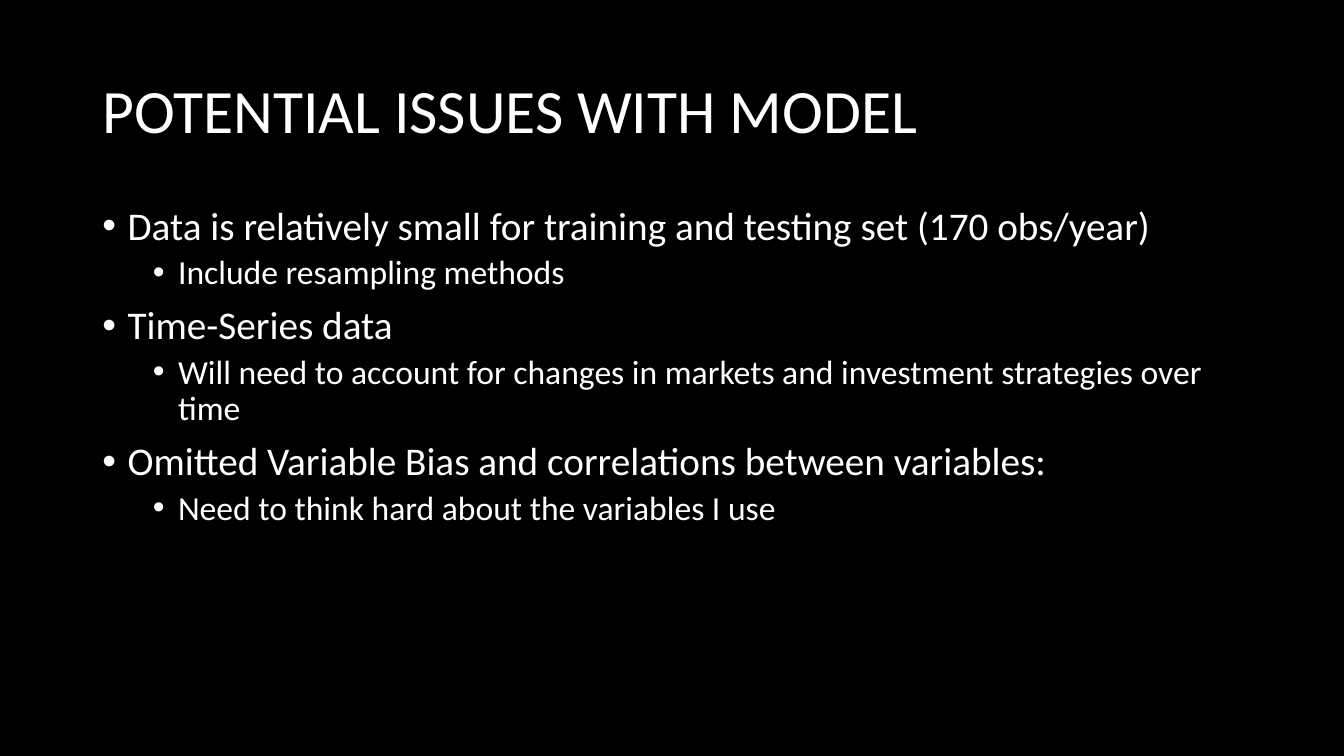
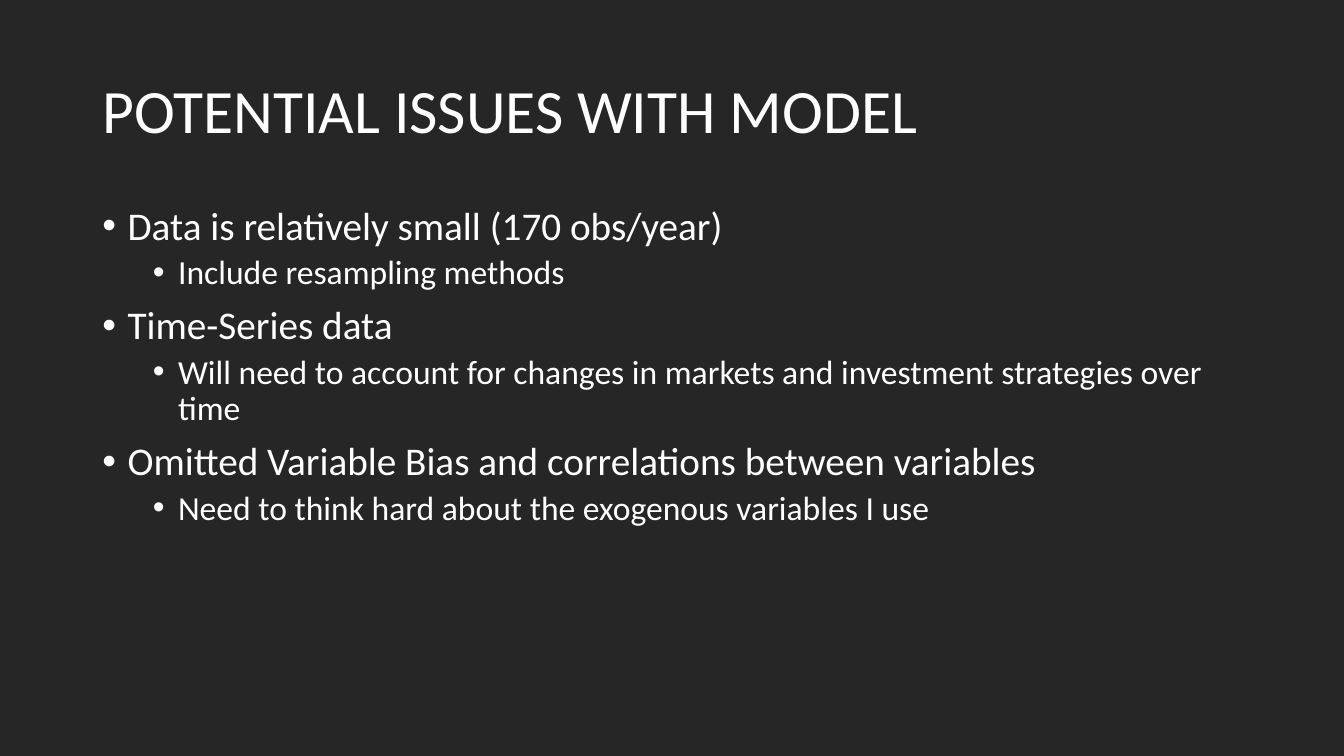
Before and after one commit to bethbailey/MACS30200proj, a slide deck: slide 8 of Proposal/Bailey_Proposal.pptx. Drawn at 1344x756 pixels with LibreOffice and Linux fonts; fonts in the diff are those of the drawing. Boxes give left, top, right and bottom in pixels: in the first picture for what was removed or moved away, otherwise in the second. Text is boxed around its words. In the diff, an @@ line names an element or a change of style, - is before the commit and + after.

```diff
--- a/Proposal/Bailey_Proposal.pptx
+++ b/Proposal/Bailey_Proposal.pptx
@@ background #000000 to #262626 @@
@@ text at [128, 211, 722, 247]: text changed @@
-• Data is relatively small for training and testing set (170 obs/year)
+• Data is relatively small (170 obs/year)
@@ text at [128, 447, 1036, 526]: text changed @@
-• Omitted Variable Bias and correlations between variables:
-  • Need to think hard about the variables I use
+• Omitted Variable Bias and correlations between variables
+  • Need to think hard about the exogenous variables I use
```
Also in this commit, not shown: 9 other slides changed, 1 other file.
